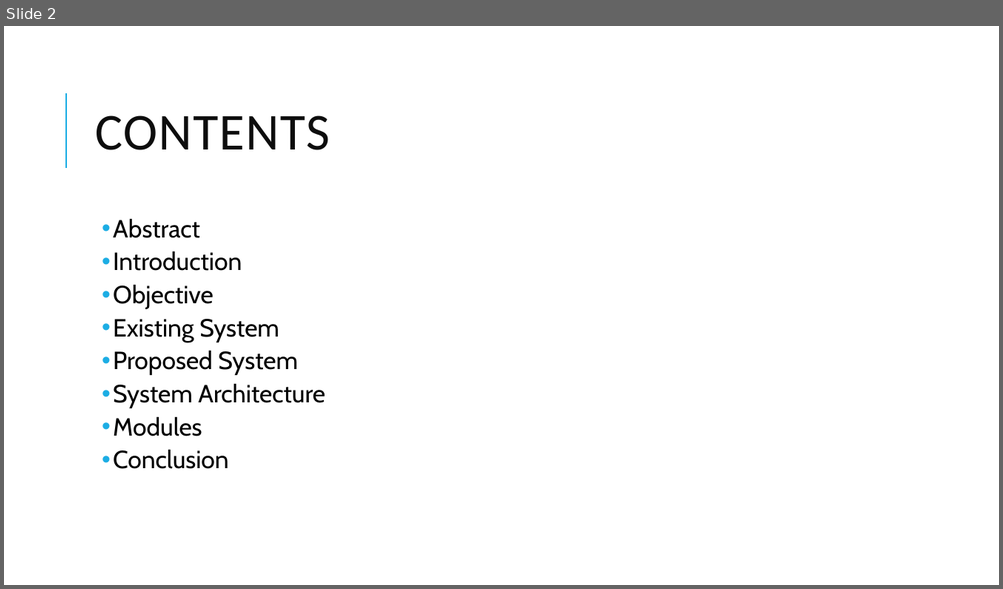
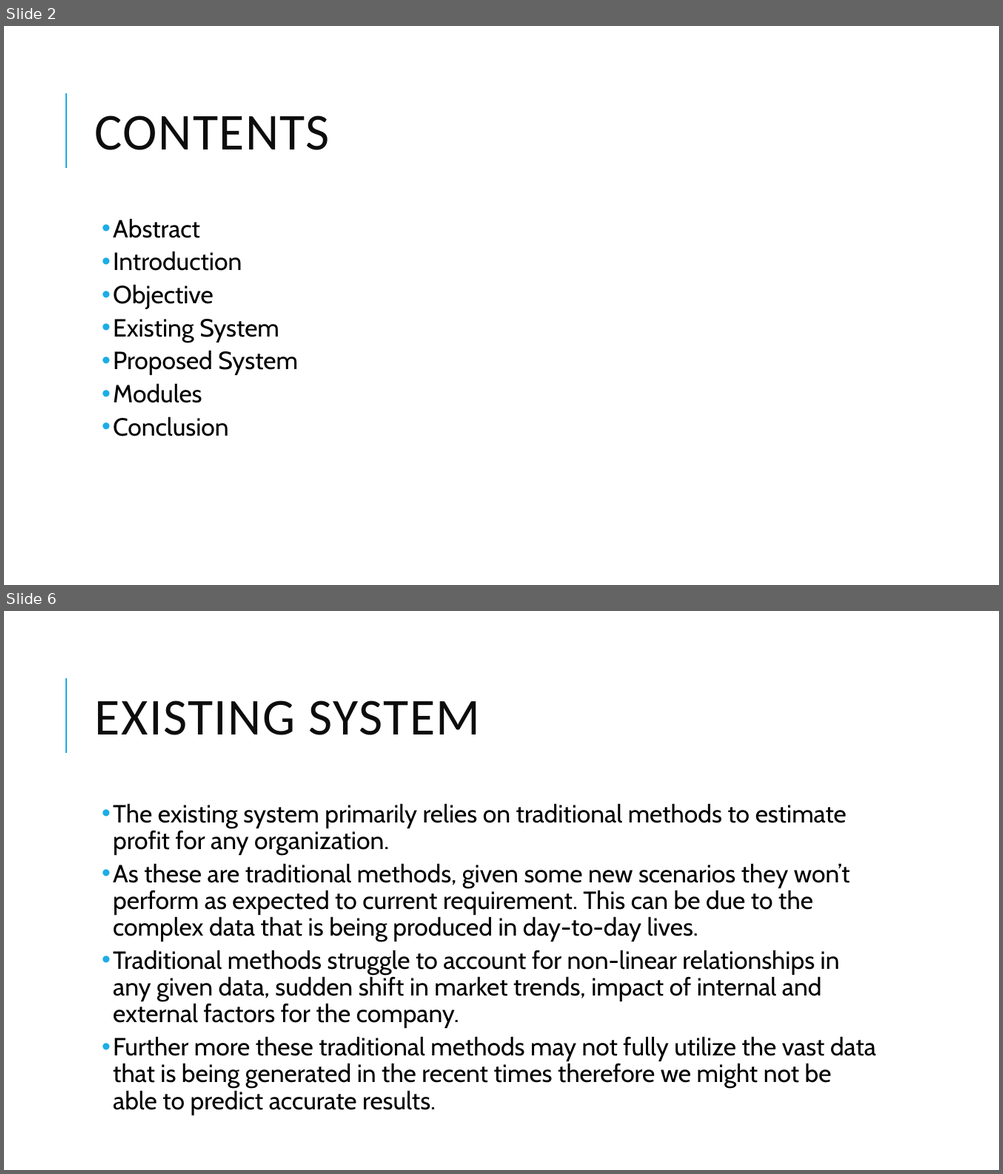
Before and after one commit to anirudhp06/Company-Profit-Prediction, a slide deck: Exposys Internship report.pptx. Shown one above the other, each under a label of ours: slide 2 before the commit, slides 2 and 6 after it; the slides between them are not shown. The pictures are 1003x589 and 1003x1174 pixels, drawn with LibreOffice and Linux fonts; fonts in the diff are those of the drawing. Boxes give left, top, right and bottom in pixels: in the first picture for what was removed or moved away, otherwise in the second. Text is boxed around its words. In the diff, an @@ line names an element or a change of style, - is before the commit and + after.

```diff
--- a/Exposys Internship report.pptx
+++ b/Exposys Internship report.pptx
@@ slide 6 added at (4, 611, 999, 1170), background #FFFFFF; not listed: 1 template element that a slide beside it also shows @@
@@ title added at (95, 701, 481, 735), 50 pt, text #0D0D0D @@
+EXISTING SYSTEM
@@ text added at (113, 803, 876, 1116), 24 pt, text #000000 @@
+  • The existing system primarily relies on traditional methods to estimate profit for any organization.
+  • As these are traditional methods, given some new scenarios they won’t perform as expected to current requirement. This can be due to the complex data that is being produced in day-to-day lives.
+  • Traditional methods struggle to account for non-linear relationships in any given data, sudden shift in market trends, impact of internal and external factors for the company.
+  • Further more these traditional methods may not fully utilize the vast data that is being generated in the recent times therefore we might not be able to predict accurate results.
@@ slide 2 changed as well @@
@@ text at (113, 383, 325, 409): paragraph removed @@
-  • System Architecture
```
Also in this commit, not shown: 9 other slides added, 1 other file.
